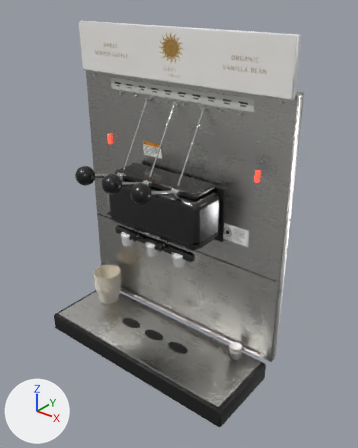
Renders of the glTF model models/ilios-softserve-machine.glb from each side of a commit.
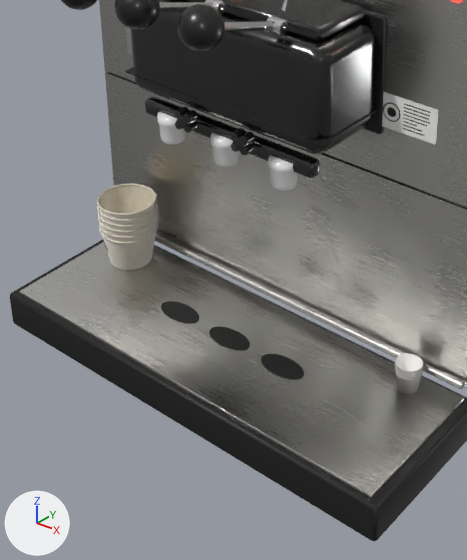
There are two pictures of each version: one whole from a 50 mm lens placed at (0.87, -1.234, 1.089), pointed at (0.076, -0.24, 0.473), one close up on the part from 14% to 73% of the width and 40% to 97% of the height. Arrows for +X, +Y and +Z are at lower left; the lights stay in place. The last two pictures show the newer version. Where no turn or scale is listed for an object, it has been applied to the vertices.

Script lines for the objects in view, before the commit:
```python
ob_doorbridge = bpy.data.objects.new('DoorBridge', me_cube_010)
ob_doorbridge.location = (0.0, -0.268, 0.4)
ob_stackcup0 = bpy.data.objects.new('StackCup0', me_cup)
ob_stackcup0.parent = ob_iliossoftservemachine
ob_stackcup0.location = (-0.262, -0.222, 0.0963)
ob_stackcup0.rotation_euler = (0.0, 0.0, -0.524)  # degrees (0, 0, -30)
ob_stackcup0.scale = (0.0471, 0.0471, 0.0471)
ob_starknobhub1 = bpy.data.objects.new('StarKnobHub1', me_cylinder_020)
ob_starknobhub1.parent = ob_iliossoftservemachine
ob_starknobhub1.location = (0.05, -0.295, 0.418)
ob_starknobhub1.rotation_euler = (1.571, 0.0, 0.0)  # degrees (90, 0, 0)
ob_starknobhub1.scale = (0.01, 0.01, 0.01)
ob_starknobhub_1 = bpy.data.objects.new('StarKnobHub-1', me_cylinder_020)
ob_starknobhub_1.parent = ob_iliossoftservemachine
ob_starknobhub_1.location = (-0.05, -0.295, 0.418)
ob_starknobhub_1.rotation_euler = (1.571, 0.0, 0.0)  # degrees (90, 0, 0)
ob_starknobhub_1.scale = (0.01, 0.01, 0.01)
ob_starknoblobe10 = bpy.data.objects.new('StarKnobLobe10', me_cylinder_021)
ob_starknoblobe10.parent = ob_iliossoftservemachine
ob_starknoblobe10.location = (0.0578, -0.295, 0.426)
ob_starknoblobe10.rotation_euler = (1.571, 0.0, 0.0)  # degrees (90, 0, 0)
ob_starknoblobe10.scale = (0.009, 0.009, 0.009)
ob_starknoblobe_10 = bpy.data.objects.new('StarKnobLobe-10', me_cylinder_021)
ob_starknoblobe_10.parent = ob_iliossoftservemachine
ob_starknoblobe_10.location = (-0.0422, -0.295, 0.426)
ob_starknoblobe_10.rotation_euler = (1.571, 0.0, 0.0)  # degrees (90, 0, 0)
ob_starknoblobe_10.scale = (0.009, 0.009, 0.009)
ob_starknoblobe_11 = bpy.data.objects.new('StarKnobLobe-11', me_cylinder_021)
ob_starknoblobe_11.parent = ob_iliossoftservemachine
ob_starknoblobe_11.location = (-0.0578, -0.295, 0.426)
ob_starknoblobe_11.rotation_euler = (1.571, 0.0, 0.0)  # degrees (90, 0, 0)
ob_starknoblobe_11.scale = (0.009, 0.009, 0.009)
ob_starknoblobe_12 = bpy.data.objects.new('StarKnobLobe-12', me_cylinder_021)
ob_starknoblobe_12.parent = ob_iliossoftservemachine
ob_starknoblobe_12.location = (-0.0578, -0.295, 0.41)
ob_starknoblobe_12.rotation_euler = (1.571, 0.0, 0.0)  # degrees (90, 0, 0)
ob_starknoblobe_12.scale = (0.009, 0.009, 0.009)
ob_starknoblobe_13 = bpy.data.objects.new('StarKnobLobe-13', me_cylinder_021)
ob_starknoblobe_13.parent = ob_iliossoftservemachine
ob_starknoblobe_13.location = (-0.0422, -0.295, 0.41)
ob_starknoblobe_13.rotation_euler = (1.571, 0.0, 0.0)  # degrees (90, 0, 0)
ob_starknoblobe_13.scale = (0.009, 0.009, 0.009)
# also in view: 'Spout1' at (0.0, -0.272, 0.382); 'ServiceLabel' at (0.215, -0.161, 0.452); 'DoorCap' at (0.0, -0.218, 0.582); 'Drain2' at (0.1, -0.276, 0.065); 'HandleCBall' at (0.0, -0.418, 0.63)
```
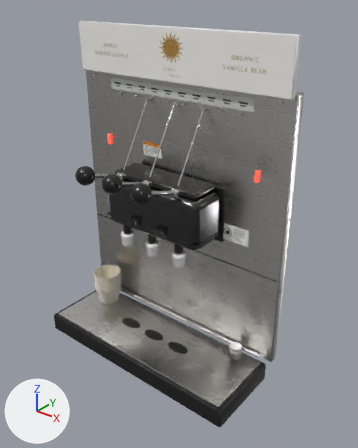
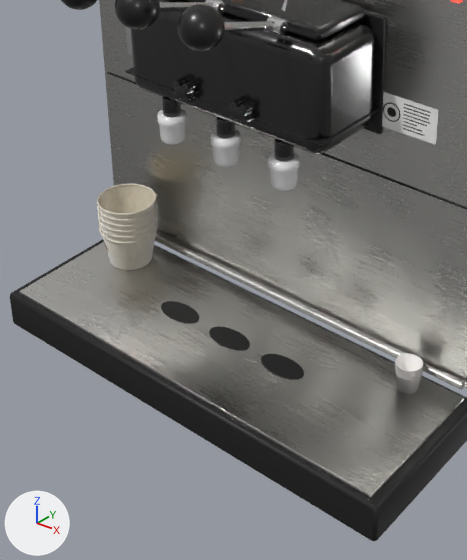
Patch to the scene script:
```diff
--- a/models/ilios-softserve-machine.glb.py
+++ b/models/ilios-softserve-machine.glb.py
@@ ob_doorbridge @@
-ob_doorbridge = bpy.data.objects.new('DoorBridge', me_cube_010)
@@ ob_starknobhub_1 @@
 ob_starknobhub_1.parent = ob_iliossoftservemachine
-ob_starknobhub_1.location = (-0.05, -0.295, 0.418)
+ob_starknobhub_1.location = (-0.05, -0.295, 0.462)
 ob_starknobhub_1.rotation_euler = (1.571, 0.0, 0.0)  # degrees (90, 0, 0)
@@ ob_starknobhub1 @@
 ob_starknobhub1.parent = ob_iliossoftservemachine
-ob_starknobhub1.location = (0.05, -0.295, 0.418)
+ob_starknobhub1.location = (0.05, -0.295, 0.462)
 ob_starknobhub1.rotation_euler = (1.571, 0.0, 0.0)  # degrees (90, 0, 0)
@@ ob_starknoblobe_10 @@
 ob_starknoblobe_10.parent = ob_iliossoftservemachine
-ob_starknoblobe_10.location = (-0.0422, -0.295, 0.426)
+ob_starknoblobe_10.location = (-0.0422, -0.295, 0.47)
 ob_starknoblobe_10.rotation_euler = (1.571, 0.0, 0.0)  # degrees (90, 0, 0)
@@ ob_starknoblobe_11 @@
 ob_starknoblobe_11.parent = ob_iliossoftservemachine
-ob_starknoblobe_11.location = (-0.0578, -0.295, 0.426)
+ob_starknoblobe_11.location = (-0.0578, -0.295, 0.47)
 ob_starknoblobe_11.rotation_euler = (1.571, 0.0, 0.0)  # degrees (90, 0, 0)
@@ ob_starknoblobe_12 @@
 ob_starknoblobe_12.parent = ob_iliossoftservemachine
-ob_starknoblobe_12.location = (-0.0578, -0.295, 0.41)
+ob_starknoblobe_12.location = (-0.0578, -0.295, 0.454)
 ob_starknoblobe_12.rotation_euler = (1.571, 0.0, 0.0)  # degrees (90, 0, 0)
@@ ob_starknoblobe_13 @@
 ob_starknoblobe_13.parent = ob_iliossoftservemachine
-ob_starknoblobe_13.location = (-0.0422, -0.295, 0.41)
+ob_starknoblobe_13.location = (-0.0422, -0.295, 0.454)
 ob_starknoblobe_13.rotation_euler = (1.571, 0.0, 0.0)  # degrees (90, 0, 0)
@@ ob_starknoblobe10 @@
 ob_starknoblobe10.parent = ob_iliossoftservemachine
-ob_starknoblobe10.location = (0.0578, -0.295, 0.426)
+ob_starknoblobe10.location = (0.0578, -0.295, 0.47)
 ob_starknoblobe10.rotation_euler = (1.571, 0.0, 0.0)  # degrees (90, 0, 0)
@@ ob_starknoblobe11 @@
 ob_starknoblobe11.parent = ob_iliossoftservemachine
-ob_starknoblobe11.location = (0.0422, -0.295, 0.426)
+ob_starknoblobe11.location = (0.0422, -0.295, 0.47)
 ob_starknoblobe11.rotation_euler = (1.571, 0.0, 0.0)  # degrees (90, 0, 0)
@@ ob_starknoblobe12 @@
 ob_starknoblobe12.parent = ob_iliossoftservemachine
-ob_starknoblobe12.location = (0.0422, -0.295, 0.41)
+ob_starknoblobe12.location = (0.0422, -0.295, 0.454)
 ob_starknoblobe12.rotation_euler = (1.571, 0.0, 0.0)  # degrees (90, 0, 0)
@@ ob_starknoblobe13 @@
 ob_starknoblobe13.parent = ob_iliossoftservemachine
-ob_starknoblobe13.location = (0.0578, -0.295, 0.41)
+ob_starknoblobe13.location = (0.0578, -0.295, 0.454)
 ob_starknoblobe13.rotation_euler = (1.571, 0.0, 0.0)  # degrees (90, 0, 0)
@@ ob_spoutstem2 @@
+ob_spoutstem2 = bpy.data.objects.new('SpoutStem2', me_cylinder_021_1)  # 256 vertices, 508 faces; spans x -0.96..0.96, y -0.96..0.96, z -1.0..1.0
+ob_spoutstem2.parent = ob_iliossoftservemachine
+ob_spoutstem2.location = (0.1, -0.272, 0.415)
+ob_spoutstem2.scale = (0.013, 0.013, 0.013)
@@ ob_spoutstem1 @@
+ob_spoutstem1 = bpy.data.objects.new('SpoutStem1', me_cylinder_021_1)  # 256 vertices, 508 faces; spans x -0.96..0.96, y -0.96..0.96, z -1.0..1.0
+ob_spoutstem1.parent = ob_iliossoftservemachine
+ob_spoutstem1.location = (0.0, -0.272, 0.415)
+ob_spoutstem1.scale = (0.013, 0.013, 0.013)
@@ ob_spoutstem0 @@
+ob_spoutstem0 = bpy.data.objects.new('SpoutStem0', me_cylinder_020_1)  # 256 vertices, 508 faces; spans x -0.0125..0.0125, y -0.0125..0.0125, z -0.013..0.013
+ob_spoutstem0.location = (-0.1, -0.272, 0.415)
```

What differs and where, as boxes [x1, y1, x2, y2] in the close-ups (467 x 560 px):
'DoorBridge', deleted
    before: [145, 97, 320, 178]
'SpoutStem2', added
    after: [274, 140, 294, 161]
'SpoutStem1', added
    after: [216, 117, 235, 138]
'StarKnobHub1', moved
    before: [233, 132, 253, 151]
    after: [232, 102, 252, 121]
'SpoutStem0', added
    after: [162, 97, 181, 117]
'StarKnobHub-1', moved
    before: [176, 111, 196, 129]
    after: [175, 81, 194, 99]
'StarKnobLobe10', moved
    before: [240, 132, 255, 145]
    after: [239, 101, 254, 114]
'StarKnobLobe-10', moved
    before: [183, 110, 198, 123]
    after: [182, 80, 196, 93]
'StarKnobLobe13', moved
    before: [240, 143, 255, 156]
    after: [240, 113, 254, 125]
'StarKnobLobe-13', moved
    before: [184, 121, 198, 133]
    after: [182, 92, 197, 104]
'StarKnobLobe11', moved
    before: [230, 128, 246, 140]
    after: [230, 98, 244, 109]
'StarKnobLobe-11', moved
    before: [174, 107, 189, 118]
    after: [173, 77, 187, 88]
'StarKnobLobe12', moved
    before: [231, 143, 238, 152]
    after: [230, 113, 237, 122]
'StarKnobLobe-12', moved
    before: [175, 121, 182, 130]
    after: [173, 92, 181, 100]
